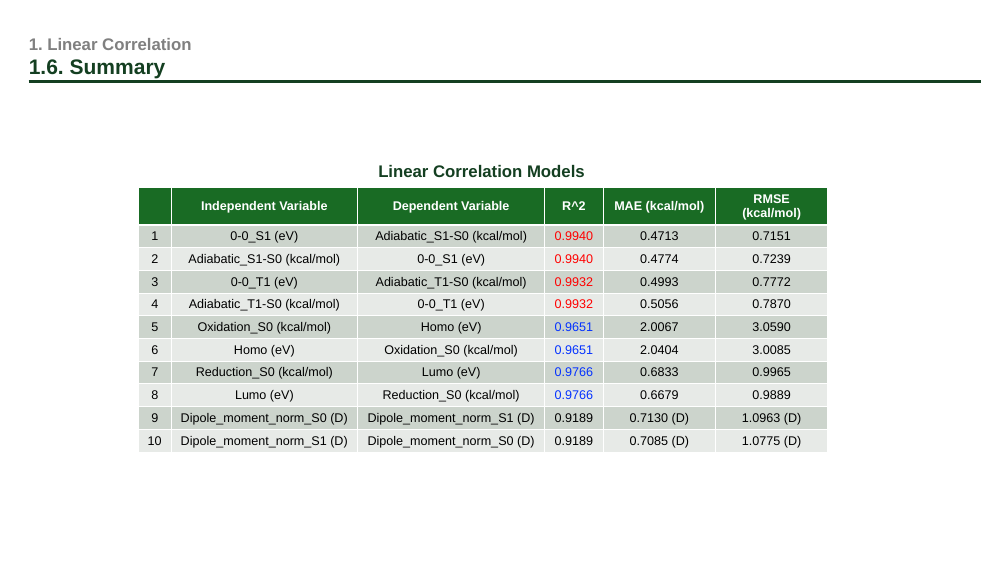
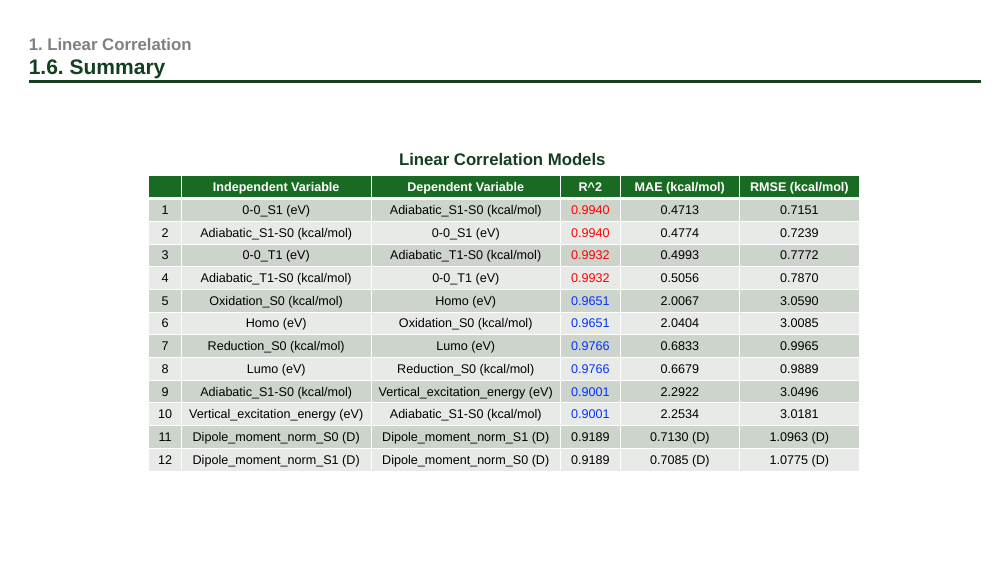
Before and after one commit to jadenlee99/KimLab_CSU, a slide deck: slide 10 of presentation/240801_KimGroup.pptx. Drawn at 1008x567 pixels with LibreOffice and Linux fonts; fonts in the diff are those of the drawing. Boxes give left, top, right and bottom in pixels: in the first picture for what was removed or moved away, otherwise in the second. Text is boxed around its words. In the diff, an @@ line names an element or a change of style, - is before the commit and + after.

```diff
--- a/presentation/240801_KimGroup.pptx
+++ b/presentation/240801_KimGroup.pptx
@@ text "Linear Correlation Models": place and size @@
-text "Linear Correlation Models" at [378,165,585,177]
+text "Linear Correlation Models" at [399,153,606,165]
@@ table at [149,176,861,471] @@
-row 10: 9 | Dipole_moment_norm_S0 (D) | Dipole_moment_norm_S1 (D) | 0.9189 | 0.7130 (D) | 1.0963 (D)
-row 11: 10 | Dipole_moment_norm_S1 (D) | Dipole_moment_norm_S0 (D) | 0.9189 | 0.7085 (D) | 1.0775 (D)
+row 10: 9 | Adiabatic_S1-S0 (kcal/mol) | Vertical_excitation_energy (eV) | 0.9001 | 2.2922 | 3.0496
+row 11: 10 | Vertical_excitation_energy (eV) | Adiabatic_S1-S0 (kcal/mol) | 0.9001 | 2.2534 | 3.0181
+row 12: 11 | Dipole_moment_norm_S0 (D) | Dipole_moment_norm_S1 (D) | 0.9189 | 0.7130 (D) | 1.0963 (D)
+row 13: 12 | Dipole_moment_norm_S1 (D) | Dipole_moment_norm_S0 (D) | 0.9189 | 0.7085 (D) | 1.0775 (D)
@@ table: place and size @@
-table at [138,187,829,452]
+table at [149,176,861,471]
```
Also in this commit, not shown: 3 other slides changed, 3 slides added, 14 other files.
